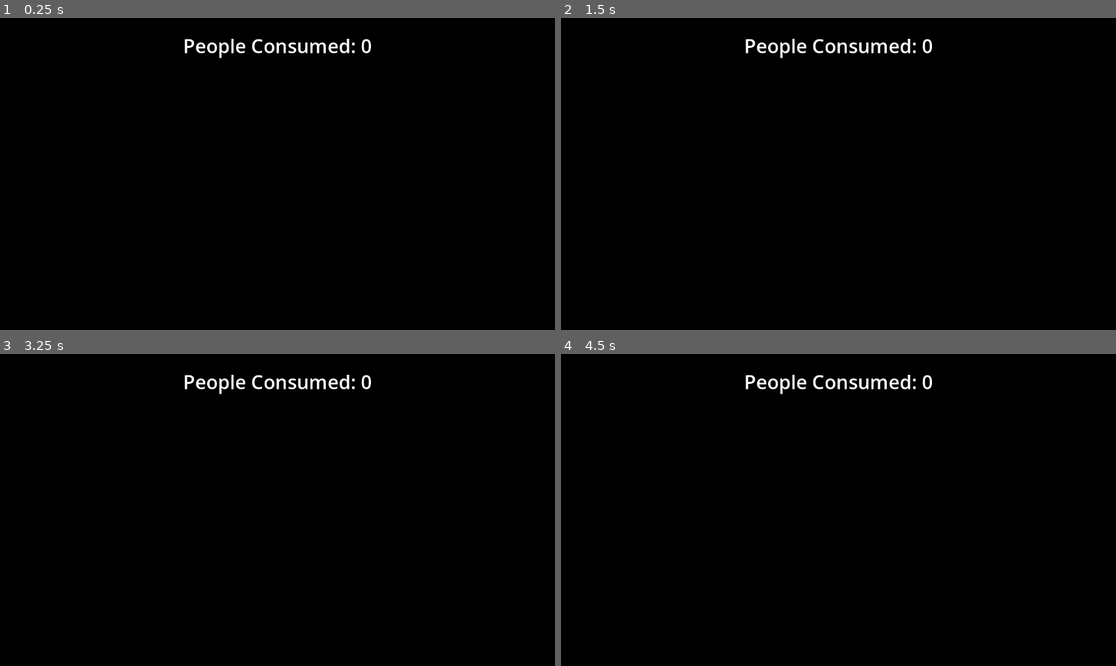
Above: before the commit, frames 1-4 (two rows, left to right).
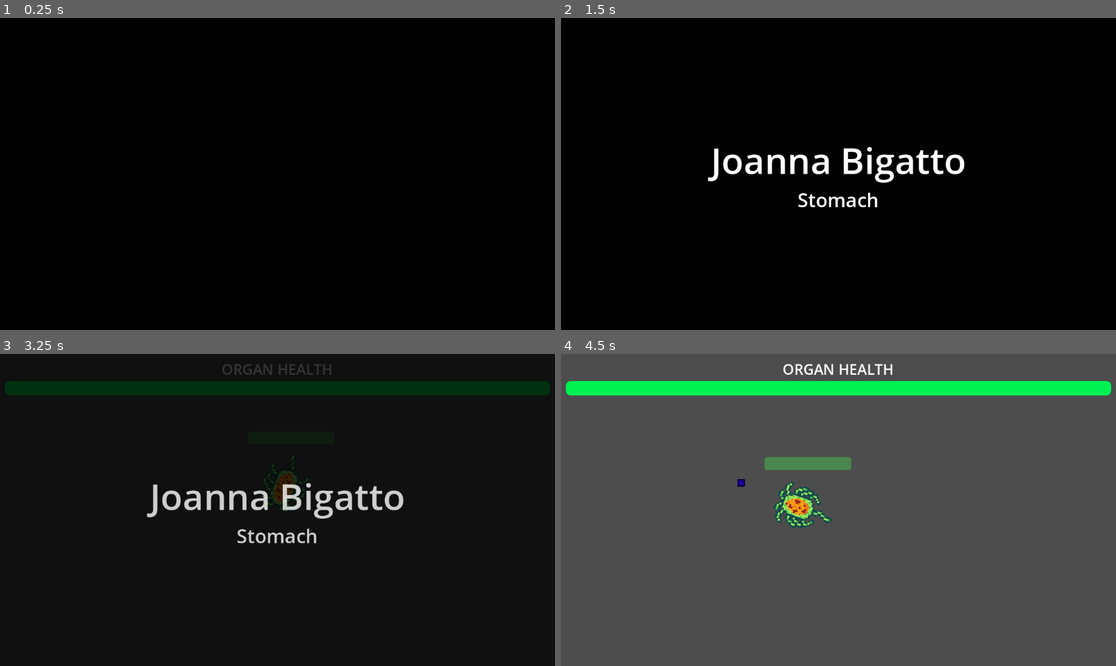
Above: after the commit, the same moments.

Repository: bgalerani94/godot-wild-jam-83
Game: Godot game, scene res://UI/Scenes/name_display.tscn
Same seed, same stepped clock (60 frames per second), same inputs: the game is played once before the commit and once after it. This scene is started directly instead of the project's main scene. The engine's default icon, where the game draws it, is replaced by a stand-in: a white triangle on a blue panel in a dark square.
Inputs (mouse positions are in pixels of both pictures, inside the frame that each line leads up to):
- Up to frame 1 (0.25 s): no input
- Up to frame 2 (1.5 s): tap Enter (ui_accept) at 0.5, 0.77 s; move the mouse to (960, 158) at 0.52 s; press the mouse at (960, 158) at 0.53 s; hold D (move_right) 0.53-1.28 s; move the mouse to (727, 189) at 1.27 s; release the mouse at (727, 189) at 1.28 s; hold S (move_down) from 1.28 s (still down); click (727, 189) at 1.35 s
- Up to frame 3 (3.25 s): tap Enter (ui_accept) at 1.52, 2, 2.75, 3.02 s; move the mouse to (333, 441) at 2.02 s; release S (move_down) at 2.03 s; press the mouse at (333, 441) at 2.03 s; hold D (move_right) 2.03-2.78 s; move the mouse to (249, 572) at 2.77 s; release the mouse at (249, 572) at 2.78 s; hold W (move_up) from 2.78 s (still down); click (249, 572) at 2.85 s
- Up to frame 4 (4.5 s): move the mouse to (1005, 556) at 3.52 s; release W (move_up) at 3.53 s; press the mouse at (1005, 556) at 3.53 s; hold A (move_left) from 3.53 s (still down); tap Enter (ui_accept) at 3.77 s; move the mouse to (672, 463) at 4.27 s; release the mouse at (672, 463) at 4.28 s; click (672, 463) at 4.35 s

The runs differ from the first frame. In frame 1, 0.7% of the frame differs, in the area x 33-67%, y 6-13%; in frame 2, 2.6%; in frame 3, 8.1%; in frame 4, 100%, in the area x 0-100%, y 0-100%.
Error before the commit: Cannot call method 'get_node' on a null value. (res://Scripts/game_manager.gd:27)

Commit message:
Creating replay mechanism

Diff:
--- a/Scripts/biga__test_enemy_1.gd
+++ b/Scripts/biga__test_enemy_1.gd
@@ -20,8 +20,8 @@
 
 
 func _on_area_2d_body_entered(body: Node2D) -> void:
-	print("ACERTO MIZERAVI")
+	pass
 
 
 func _on_area_2d_body_exited(body: Node2D) -> void:
-	print("SAIU VIADO")
+	pass
--- a/Scripts/game_manager.gd
+++ b/Scripts/game_manager.gd
@@ -23,6 +23,15 @@
 signal level_loaded
 
 func _ready():
+	start_game()
+
+func start_game():
+	if get_tree().current_scene.scene_file_path != "res://Prototypes/Scenes/test_scene.tscn":
+		await get_tree().change_scene_to_file("res://Prototypes/Scenes/test_scene.tscn")
+		await get_tree().process_frame
+		await get_tree().process_frame
+		CharacterGenerator.completed_character.clear()
+
 	player = get_tree().get_first_node_in_group("Player")
 	health_bar = player.get_node("HealthBarHolder/HealthBar")
 	damage_component = player.get_node("OrganDamageComponent")
--- a/UI/Scenes/name_display.tscn
+++ b/UI/Scenes/name_display.tscn
@@ -1,6 +1,18 @@
-[gd_scene load_steps=2 format=3 uid="uid://bvqeueyxlbmrf"]
+[gd_scene load_steps=6 format=3 uid="uid://bvqeueyxlbmrf"]
 
 [ext_resource type="Script" uid="uid://biwuemuykubex" path="res://UI/Scripts/name_display.gd" id="1_smusg"]
+
+[sub_resource type="StyleBoxFlat" id="StyleBoxFlat_e63vr"]
+bg_color = Color(0.0536419, 0.448491, 0.632947, 1)
+
+[sub_resource type="StyleBoxFlat" id="StyleBoxFlat_ft7ca"]
+bg_color = Color(0.054902, 0.447059, 0.631373, 1)
+
+[sub_resource type="StyleBoxFlat" id="StyleBoxFlat_ickdg"]
+bg_color = Color(0.0379373, 0.375533, 0.533782, 1)
+
+[sub_resource type="StyleBoxFlat" id="StyleBoxFlat_smusg"]
+bg_color = Color(0.0869956, 0.548104, 0.767132, 1)
 
 [node name="NameDisplay" type="Control"]
 layout_mode = 3
@@ -47,17 +59,50 @@
 layout_mode = 2
 size_flags_vertical = 3
 theme_override_constants/margin_left = 200
-theme_override_constants/margin_top = 50
+theme_override_constants/margin_top = 25
 theme_override_constants/margin_right = 200
+theme_override_constants/margin_bottom = 50
 
-[node name="ScrollContainer" type="ScrollContainer" parent="VBoxContainer/NameGridMrginContainer"]
+[node name="VBoxContainer" type="VBoxContainer" parent="VBoxContainer/NameGridMrginContainer"]
+layout_mode = 2
+theme_override_constants/separation = 15
+
+[node name="ScrollContainer" type="ScrollContainer" parent="VBoxContainer/NameGridMrginContainer/VBoxContainer"]
 layout_mode = 2
 size_flags_vertical = 3
 
-[node name="GridContainer" type="GridContainer" parent="VBoxContainer/NameGridMrginContainer/ScrollContainer"]
+[node name="GridContainer" type="GridContainer" parent="VBoxContainer/NameGridMrginContainer/VBoxContainer/ScrollContainer"]
 layout_mode = 2
 size_flags_horizontal = 6
 size_flags_vertical = 4
 theme_override_constants/h_separation = 100
 theme_override_constants/v_separation = 50
 columns = 2
+
+[node name="Label" type="Label" parent="VBoxContainer/NameGridMrginContainer/VBoxContainer/ScrollContainer/GridContainer"]
+layout_mode = 2
+text = "Nominho"
+
+[node name="Label2" type="Label" parent="VBoxContainer/NameGridMrginContainer/VBoxContainer/ScrollContainer/GridContainer"]
+layout_mode = 2
+text = "Nominho"
+
+[node name="Label3" type="Label" parent="VBoxContainer/NameGridMrginContainer/VBoxContainer/ScrollContainer/GridContainer"]
+layout_mode = 2
+text = "Nominho"
+
+[node name="Label4" type="Label" parent="VBoxContainer/NameGridMrginContainer/VBoxContainer/ScrollContainer/GridContainer"]
+layout_mode = 2
+text = "Nominho"
+
+[node name="PlayAgainButton" type="Button" parent="VBoxContainer/NameGridMrginContainer/VBoxContainer"]
+layout_mode = 2
+theme_override_colors/font_color = Color(1, 1, 1, 1)
+theme_override_font_sizes/font_size = 18
+theme_override_styles/hover_pressed = SubResource("StyleBoxFlat_e63vr")
+theme_override_styles/hover = SubResource("StyleBoxFlat_ft7ca")
+theme_override_styles/pressed = SubResource("StyleBoxFlat_ickdg")
+theme_override_styles/normal = SubResource("StyleBoxFlat_smusg")
+text = "Play Again"
+
+[connection signal="pressed" from="VBoxContainer/NameGridMrginContainer/VBoxContainer/PlayAgainButton" to="." method="_on_play_again_button_pressed"]
--- a/UI/Scripts/name_display.gd
+++ b/UI/Scripts/name_display.gd
@@ -1,7 +1,7 @@
 extends Control
 
 @onready var page_title: Label = $VBoxContainer/TitleMarginContainer/PageTitle
-@onready var grid_container: GridContainer = $VBoxContainer/NameGridMrginContainer/ScrollContainer/GridContainer
+@onready var grid_container: GridContainer = $VBoxContainer/NameGridMrginContainer/VBoxContainer/ScrollContainer/GridContainer
 
 var names_array : Array
 
@@ -38,3 +38,8 @@
 		return 3
 	else:
 		return 4
+
+
+func _on_play_again_button_pressed() -> void:
+	print("REplaaay")
+	SceneManager.start_game()
